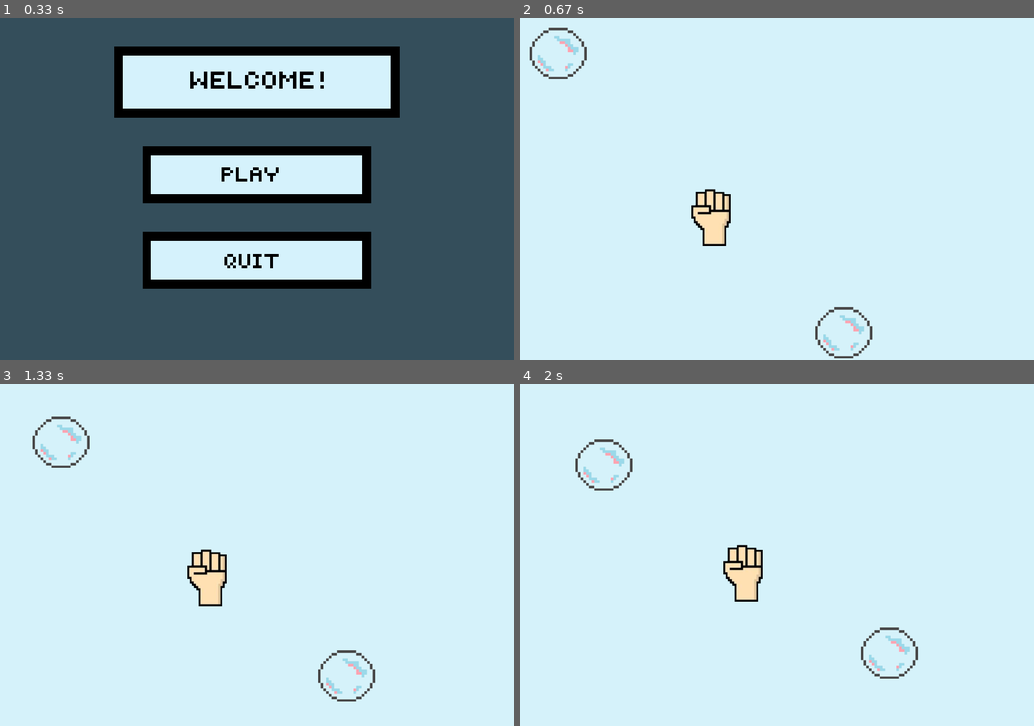
Above: before the commit, frames 1-4 (two rows, left to right).
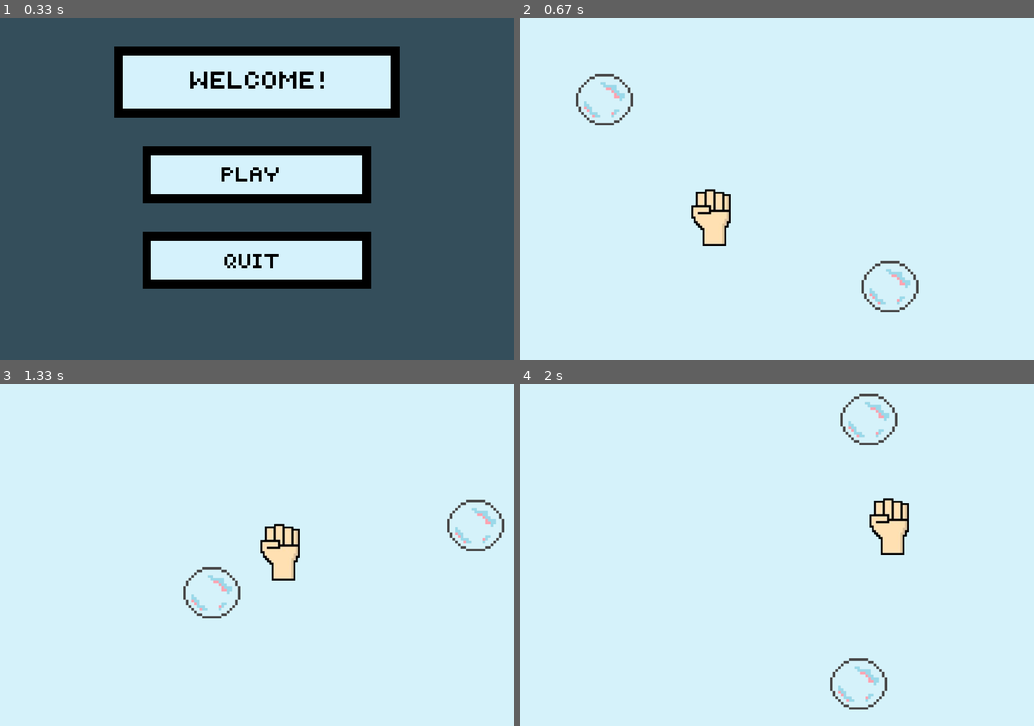
Above: after the commit, the same moments.

Repository: Kakechu/pygamebubbles
Game: pygame game, started from Bubbles.py
The game is run twice, just before and just after one commit, with the same random seed, the same clock (stepped at 60 frames per second) and the same inputs.
Inputs (mouse positions are in pixels of both pictures, inside the frame that each line leads up to):
- Up to frame 1 (0.33 s): no input
- Up to frame 2 (0.67 s): press the mouse at (777, 175) at 0.37 s; move the mouse to (766, 134) at 0.47 s; release the mouse at (756, 96) at 0.6 s
- Up to frame 3 (1.33 s): hold Right 0.67-1.13 s; move the mouse to (308, 578) at 0.7 s; hold Up from 1.17 s (still down)
- Up to frame 4 (2 s): release Up at 1.47 s; hold Right 1.5-1.97 s

Frame 1 is identical in both runs. In frame 2, 1.7% of the frame differs, in the area x 1-78%, y 2-100%; in frame 3, 3.5%; in frame 4, 3.7%, in the area x 10-78%, y 2-96%.

Commit message:
fixed play again button, added readme

Diff:
--- a/Bubbles.py
+++ b/Bubbles.py
@@ -32,7 +32,6 @@
 bubble = pygame.image.load("kupla.png").convert_alpha() #size:100x90
 hand = pygame.image.load("hand.png").convert_alpha()
 handArea = hand.get_rect()
-
 
 class Button():
     def __init__(self, x, y, image):
@@ -44,7 +43,7 @@
         action = False
         #get mouse position
         pos = pygame.mouse.get_pos()
-        #print(pos)
+
         #check mouseover and clicked conditions
         if self.rect.collidepoint(pos):
             #print("hover")
@@ -90,13 +89,6 @@
             self.speed[1] = -self.speed[1]
 
 
-#create bubble instance
-
-bubble_1 = Bubble(500, 500, bubble, [1,1])
-bubble_2 = Bubble(0, 0, bubble, [1,1])
-
-
-
 def start_menu():
 
 
@@ -105,10 +97,8 @@
     menu_background_color = (52, 78, 91)
     menu.fill(menu_background_color)
 
-
     not_selected = True
     while not_selected:
-
 
         #event handler
         for event in pygame.event.get():
@@ -132,7 +122,6 @@
         screen.blit(welcome_text, (welcome_x, welcome_y))
         play_button.draw()
         quit_button.draw()
-
         pygame.display.flip()
 
 def game_over_menu():
@@ -141,15 +130,12 @@
     menu_background_color = (52, 78, 91)
     menu.fill(menu_background_color)
 
-
     not_selected = True
     while not_selected:
-
 
         #event handler
         for event in pygame.event.get():
             if play_again_button.draw():
-                print("nappi toimii")
                 play()
 
             if quit_button.draw():
@@ -169,31 +155,29 @@
         screen.blit(game_over_text, (button_x, welcome_y))
         play_again_button.draw()
         quit_button.draw()
-
         pygame.display.flip()
 
-
 def play():
 
     #screen
-
     pygame.display.set_caption("Let's play")
-
-
     level = pygame.Surface((screen_width, screen_height))
     backgroundColor = (213, 242, 250)
     level.fill(backgroundColor)
 
+    #define hand speed and start position
     hand_speed = 1
     handArea.left = 300
     handArea.top = 300
 
-
-
-
+    #create bubble instance
+    bubble_1 = Bubble(500, 500, bubble, [1,1])
+    bubble_2 = Bubble(0, 0, bubble, [1,1])
+
+    #game loop
     run = True
-    #game loop
     while run:
+        pygame.time.delay(3)
         #event handler
         for event in pygame.event.get():
             if event.type == pygame.QUIT:
@@ -204,20 +188,15 @@
                     pygame.quit()
                     sys.exit()
 
-
-
-
         screen.blit(level, (0,0))
         screen.blit(hand, handArea)
+
         bubble_1.draw()
         bubble_2.draw()
         pygame.display.flip()
 
         if bubble_1.rect.colliderect(bubble_2.rect):
-            print("Poks!")
             game_over_menu()
-
-        #pygame.display.flip()
 
         #define hand movements
         keypressed = pygame.key.get_pressed()
--- a/Testiversiot/menutesti.py
+++ /dev/null
@@ -1,212 +0,0 @@
-import pygame
-import sys
-from pygame.locals import *
-pygame.init()
-
-#configuring the window
-screen_width = 900
-screen_height = 600
-screen = pygame.display.set_mode((screen_width, screen_height))
-
-#button images
-play_button = pygame.image.load("play_button.png")
-quit_button = pygame.image.load("quit_button.png")
-welcome_text = pygame.image.load("welcome.png")
-play_again_button = pygame.image.load("play_again_button.png")
-
-#button coordinates into variables
-welcome_x = screen_width/2 - 250
-welcome_y = 50
-button_x = screen_width/2 - 200
-upper_button_y = screen_height/2 - 75
-lower_button_y = screen_height/2 + 75
-
-#create button class
-class Button():
-    def __init__(self, x, y, image):
-        self.image = image
-        self.rect = self.image.get_rect()
-        self.rect.topleft = (x, y)
-        self.clicked = False
-
-    def draw(self):
-        action = False
-        #get mouse position
-        pos = pygame.mouse.get_pos()
-        #print(pos)
-        #check mouseover and clicked conditions
-        if self.rect.collidepoint(pos):
-            #print("hover")
-            if pygame.mouse.get_pressed()[0] == 1 and self.clicked == False:
-                self.clicked = True
-                #print("CLICKED")
-                #return True
-                action = True
-
-
-        if pygame.mouse.get_pressed()[0] == 0: #not clicked
-            self.clicked = False
-
-        #draw button on screen
-        screen.blit(self.image, (self.rect.x, self.rect.y))
-        #print(action)
-        return action
-
-#create button instances
-play_button = Button(button_x, upper_button_y, play_button)
-quit_button = Button(button_x, lower_button_y, quit_button)
-
-
-#objects
-bubble = pygame.image.load("kupla.png").convert_alpha()
-hand = pygame.image.load("hand.png").convert_alpha()
-
-
-class Bubble():
-    def __init__(self, x, y, image):
-        self.image = image
-        self.rect = self.image.get_rect()
-        self.rect.topleft = (x, y)
-        self.collided = False
-
-    #def draw(self):
-
-
-
-def play():
-
-    #screen
-
-    pygame.display.set_caption("Let's play")
-
-
-    level = pygame.Surface((screen_width, screen_height))
-    backgroundColor = (213, 242, 250)
-    level.fill(backgroundColor)
-
-    #objects
-    bubble = pygame.image.load("kupla.png").convert_alpha()
-    bubble2 = pygame.image.load("kupla.png").convert_alpha()
-    hand = pygame.image.load("hand.png").convert_alpha()
-
-    bubbleArea = bubble.get_rect()
-    bubble2Area = bubble2.get_rect()
-    handArea = hand.get_rect()
-
-    bubbleArea.left = 200
-    bubbleArea.top = 200
-    bubble2Area.left = 400
-    bubble2Area.top = 100
-    handArea.left = 300
-    handArea.top = 300
-
-    hand_speed = 1
-    speed = [1, 1]
-
-    #ympäröidään screen suorakulmiolla
-
-    left_wall = pygame.Rect(-1, 0, 1, screen_height) #left, top, width, height
-    right_wall = pygame.Rect(screen_width+1, 0, 1, screen_height)
-    ceiling = pygame.Rect(-1, -1, screen_width+2, 1)
-    floor = pygame.Rect(-1, screen_height+1, screen_width+2, 1)
-
-
-    run = True
-
-    while run:
-
-        for event in pygame.event.get():
-            if event.type == pygame.QUIT:
-                pygame.quit()
-                sys.exit()
-            if event.type == KEYDOWN:
-                if event.key == K_ESCAPE:
-                    pygame.quit()
-                    sys.exit()
-
-
-
-
-        #bubbleArea.move_ip(speed)
-        #bubble2Area.move_ip(speed)
-
-        #pygame.draw.rect(screen, (255, 0,0), (500, 300, 100, 100))
-        #pygame.display.flip()
-
-        screen.blit(level, (0,0))
-        screen.blit(bubble, bubbleArea)
-        screen.blit(bubble2, bubble2Area)
-        screen.blit(hand, handArea)
-
-        #pygame.display.flip()
-
-        #määritetään käden liikkeet
-        keypressed = pygame.key.get_pressed()
-
-        if keypressed[K_LEFT] and not handArea.colliderect(left_wall):
-            handArea.move_ip((-hand_speed,0))
-        if keypressed[K_RIGHT] and not handArea.colliderect(right_wall):
-            handArea.move_ip((hand_speed,0))
-        if keypressed[K_DOWN] and not handArea.colliderect(floor):
-            handArea.move_ip((0,hand_speed))
-        if keypressed[K_UP] and not handArea.colliderect(ceiling):
-            handArea.move_ip((0,-hand_speed))
-
-        screen.blit(level, (0,0))
-        screen.blit(bubble, bubbleArea)
-        screen.blit(bubble2, bubble2Area)
-        screen.blit(hand, handArea)
-        pygame.display.flip()
-
-
-
-
-
-#VALINTAMENU
-not_selected = True
-while not_selected:
-    pygame.display.set_caption("Welcome")
-    menu = pygame.Surface((screen_width, screen_height))
-    menu_background_color = (52, 78, 91)
-    menu.fill(menu_background_color)
-
-    #if-lause äsken täällä
-
-
-    #event handler
-    for event in pygame.event.get():
-
-        if play_button.draw():#en pääse tänne!!!
-
-            #print("Start")
-            play()
-
-        if quit_button.draw():
-            #print("Quit")
-            pygame.quit()
-            sys.exit()
-        #quit game
-        if event.type == pygame.QUIT:
-            pygame.quit()
-            sys.exit()
-        if event.type == KEYDOWN:
-            if event.key == K_ESCAPE:
-                pygame.quit()
-                sys.exit()
-
-            #if event.type == MOUSEBUTTONDOWN
-    screen.blit(menu, (0,0))
-    screen.blit(welcome_text, (welcome_x, welcome_y))
-    play_button.draw()
-    quit_button.draw()
-
-        #screen.blit(play_button, (button_x, upper_button_y))
-        #screen.blit(quit_button, (button_x, lower_button_y))
-    pygame.display.flip()
-
-
-
-
-
-#start_menu()
-#play()
--- a/Testiversiot/palikkatesti.py
+++ /dev/null
@@ -1,73 +0,0 @@
-import pygame
-import sys
-
-# Initialize Pygame
-pygame.init()
-
-# Set up display
-width, height = 800, 600
-screen = pygame.display.set_mode((width, height))
-pygame.display.set_caption("Avoid Collision Game")
-
-# Define colors
-white = (255, 255, 255)
-red = (255, 0, 0)
-
-# Define the MyObject class
-class MyObject(pygame.sprite.Sprite):
-    def __init__(self, x, y, width, height, speed_x, speed_y):
-        super().__init__()
-        self.rect = pygame.Rect(x, y, width, height)
-        self.speed_x = speed_x
-        self.speed_y = speed_y
-
-    def move(self):
-        self.rect.x += self.speed_x
-        self.rect.y += self.speed_y
-
-    def draw(self):
-        pygame.draw.rect(screen, red, self.rect)
-
-# Create instances of MyObject with different speeds
-object1 = MyObject(100, 100, 50, 50, 2, 1)
-object2 = MyObject(200, 200, 50, 50, -1, -2)
-
-# Main game loop
-while True:
-    for event in pygame.event.get():
-        if event.type == pygame.QUIT:
-            pygame.quit()
-            sys.exit()
-
-    # Update the positions of the objects
-    object1.move()
-    object2.move()
-
-    # Check for collisions
-    if object1.rect.colliderect(object2.rect):
-        print("Game Over - Collision Detected!")
-        pygame.quit()
-        sys.exit()
-
-    # Bounce off the edges of the window
-    if object1.rect.left < 0 or object1.rect.right > width:
-        object1.speed_x = -object1.speed_x
-
-    if object1.rect.top < 0 or object1.rect.bottom > height:
-        object1.speed_y = -object1.speed_y
-
-    if object2.rect.left < 0 or object2.rect.right > width:
-        object2.speed_x = -object2.speed_x
-
-    if object2.rect.top < 0 or object2.rect.bottom > height:
-        object2.speed_y = -object2.speed_y
-
-    # Update the screen
-    screen.fill(white)
-
-    # Draw the objects
-    object1.draw()
-    object2.draw()
-
-    # Update the display
-    pygame.display.flip()
--- a/Testiversiot/testi.py
+++ /dev/null
@@ -1,62 +0,0 @@
-import pygame
-import sys
-from pygame.locals import *
-pygame.init()
-
-
-#screen
-screen_width = 900
-screen_height = 600
-screen = pygame.display.set_mode((screen_width, screen_height))
-pygame.display.set_caption("Oma peli")
-
-
-level = pygame.Surface((900,600))
-backgroundColor = (213, 242, 250)
-level.fill(backgroundColor)
-
-#hand (character)
-hand = pygame.image.load("hand.png").convert_alpha()
-hand_speed = 1
-handArea = hand.get_rect()
-handArea.left = 300
-handArea.top = 300
-
-
-#set boundaries
-left_wall = pygame.Rect(-1, 0, 1, screen_height) #left, top, width, height
-right_wall = pygame.Rect(screen_width+1, 0, 1, screen_height)
-ceiling = pygame.Rect(-1, -1, screen_width+2, 1)
-floor = pygame.Rect(-1, screen_height+1, screen_width+2, 1)
-
-
-
-while True:
-    for event in pygame.event.get():
-        if event.type == pygame.QUIT:
-            pygame.quit()
-            sys.exit()
-        if event.type == KEYDOWN:
-            if event.key == K_ESCAPE:
-                pygame.quit()
-                sys.exit()
-
-    screen.blit(level, (0,0))
-    screen.blit(hand, (300, 300))
-    #pygame.display.flip()
-
-    keypressed = pygame.key.get_pressed()
-
-
-    if keypressed[K_LEFT] and not handArea.colliderect(left_wall):
-        handArea.move_ip((-hand_speed,0))
-    if keypressed[K_RIGHT] and not handArea.colliderect(right_wall):
-        handArea.move_ip((hand_speed,0))
-    if keypressed[K_DOWN] and not handArea.colliderect(floor):
-        handArea.move_ip((0,hand_speed))
-    if keypressed[K_UP] and not handArea.colliderect(ceiling):
-        handArea.move_ip((0,-hand_speed))
-
-    screen.blit(level, (0,0))
-    screen.blit(hand, handArea)
-    pygame.display.flip()
Binary file removed: Kuvanmuokkausta/Kupla.png
Binary file removed: Kuvanmuokkausta/Nimetön malli (1).png
Binary file removed: Kuvanmuokkausta/Nimetön malli.png
Binary file removed: Kuvanmuokkausta/bubble-removebg-preview.png
Binary file removed: Kuvanmuokkausta/bubble.png
Binary file removed: Kuvanmuokkausta/croppixil-frame-0 (4).png
Binary file removed: Kuvanmuokkausta/fireball.png
Binary file removed: Kuvanmuokkausta/hand.png
Binary file removed: Kuvanmuokkausta/pikkukupla.png
Binary file removed: Kuvanmuokkausta/pixil-frame-0 (4).png
Binary file removed: Kuvanmuokkausta/sin_tinyhand.png
Binary file removed: Kuvanmuokkausta/sinitaustainen_bubble.png
(and 6 more such lines)
